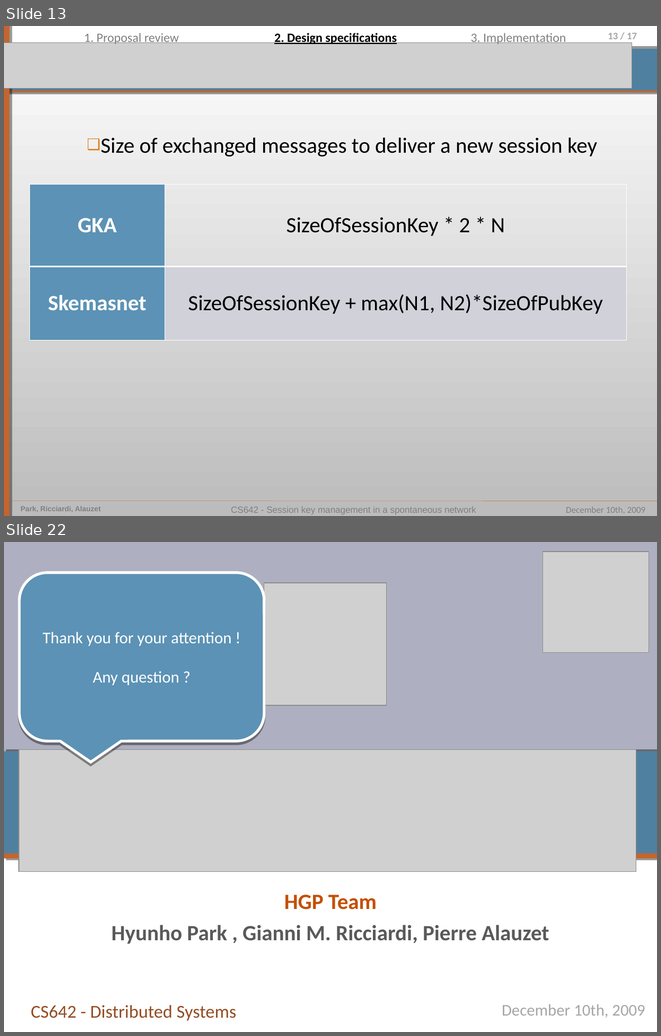
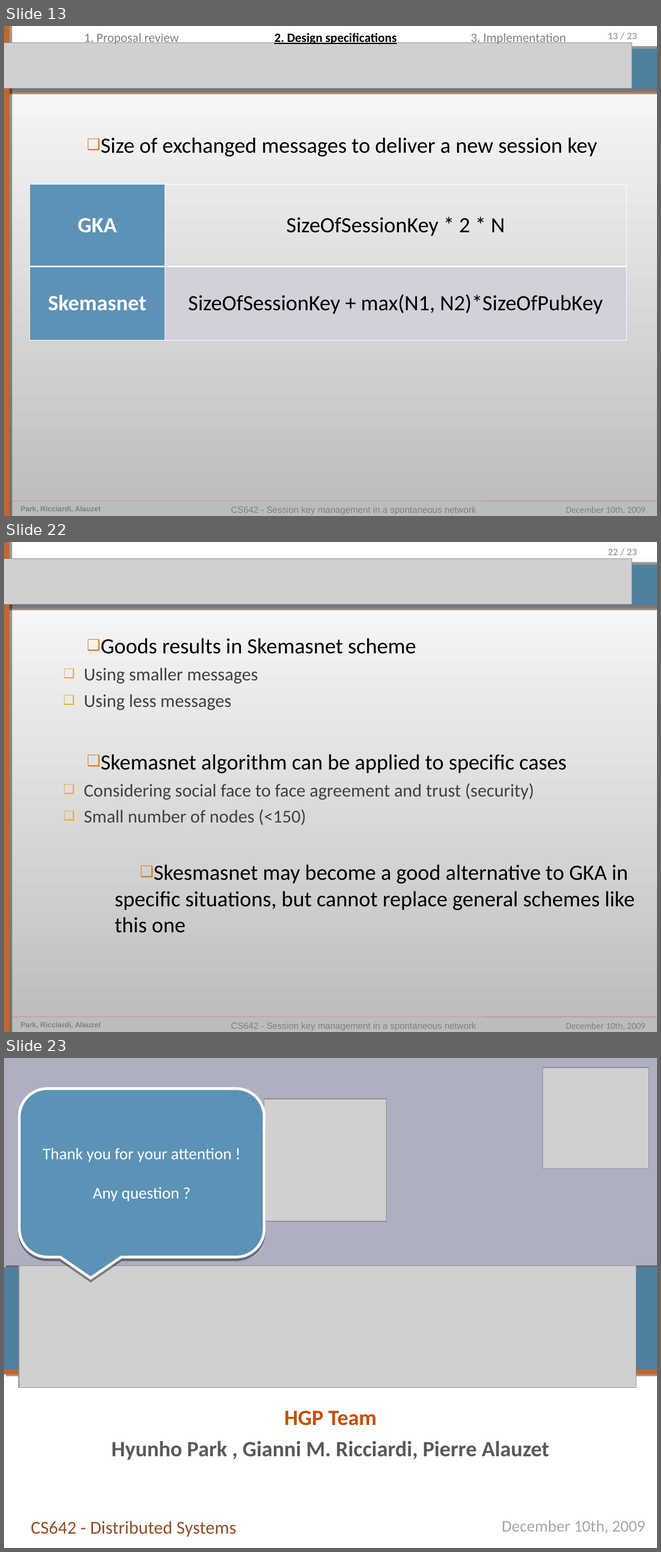
Before and after one commit to pierrealauzet/skemasnet, a slide deck: 4_implementation/CS642_Skemasnet_implementation.ppt. Shown one above the other, each under a label of ours: slides 13 and 22 before the commit, slides 13, 22 and 23 after it; the slides between them are not shown. The pictures are 661x1036 and 661x1552 pixels, drawn with LibreOffice and Linux fonts; fonts in the diff are those of the drawing; grey boxes stand for pictures. Boxes give left, top, right and bottom in pixels: in the first picture for what was removed or moved away, otherwise in the second. Text is boxed around its words. In the diff, an @@ line names an element or a change of style, - is before the commit and + after.

```diff
--- a/4_implementation/CS642_Skemasnet_implementation.ppt
+++ b/4_implementation/CS642_Skemasnet_implementation.ppt
@@ slide 22 added at <box>4,542,657,1032</box>, background gradient #BCBCBC to #FFFFFF; not listed: 9 template elements that a slide beside it also shows @@
@@ picture added at <box>4,558,632,604</box> @@
@@ text added at <box>84,638,635,933</box>, 24 pt, text #000000 @@
+❑ Goods results in Skemasnet scheme
+  ❑ Using smaller messages
+  ❑ Using less messages
+❑ Skemasnet algorithm can be applied to specific cases
+  ❑ Considering social face to face agreement and trust (security)
+  ❑ Small number of nodes (<150)
+❑ Skesmasnet may become a good alternative to GKA in specific situations, but cannot replace general schemes like this one
@@ page number at <box>608,33,637,39</box>: text changed @@
-13 / 17
+13 / 23
@@ what was slide 22 is now slide 23 @@
```
Also in this commit, not shown: 5 slides changed, 7 other slides added, 7 slides removed, 1 other file.
